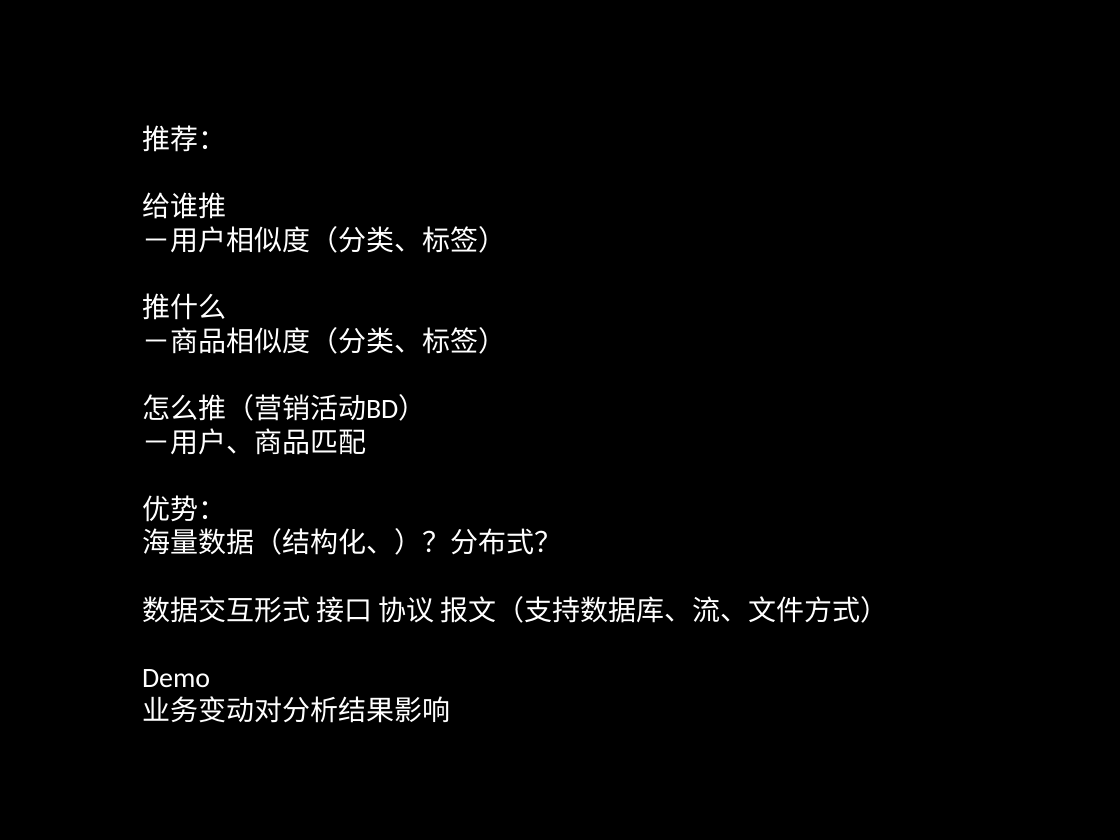
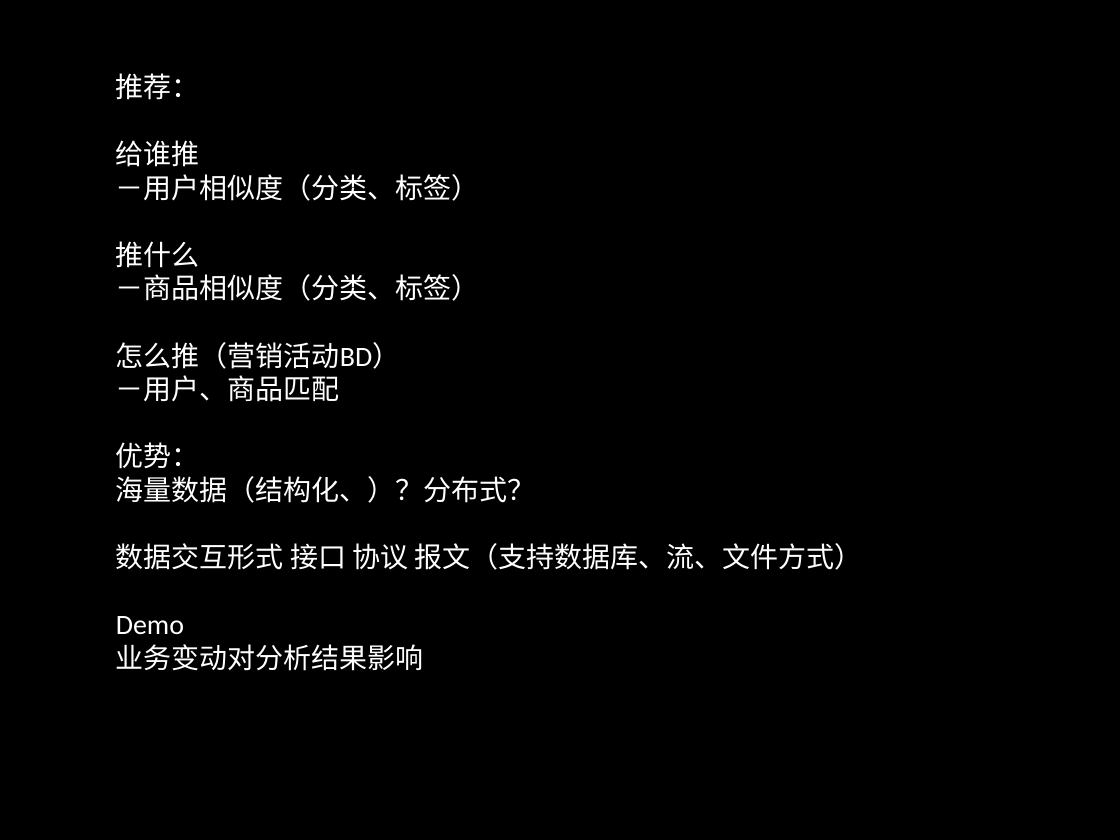
Before and after one commit to zhenghong/UBP, a slide deck: slide 7 of 营销.pptx. Drawn at 1120x840 pixels with LibreOffice and Linux fonts; fonts in the diff are those of the drawing; background and template pictures are left out. Boxes give left, top, right and bottom in pixels: in the first picture for what was removed or moved away, otherwise in the second. Text is boxed around its words. In the diff, an @@ line names an element or a change of style, - is before the commit and + after.

```diff
--- a/营销.pptx
+++ b/营销.pptx
@@ text "推荐：": place and size @@
-text "推荐：" at box(142, 125, 889, 723)
+text "推荐：" at box(116, 73, 863, 671)
```
Also in this commit, not shown: 3 other slides changed.
